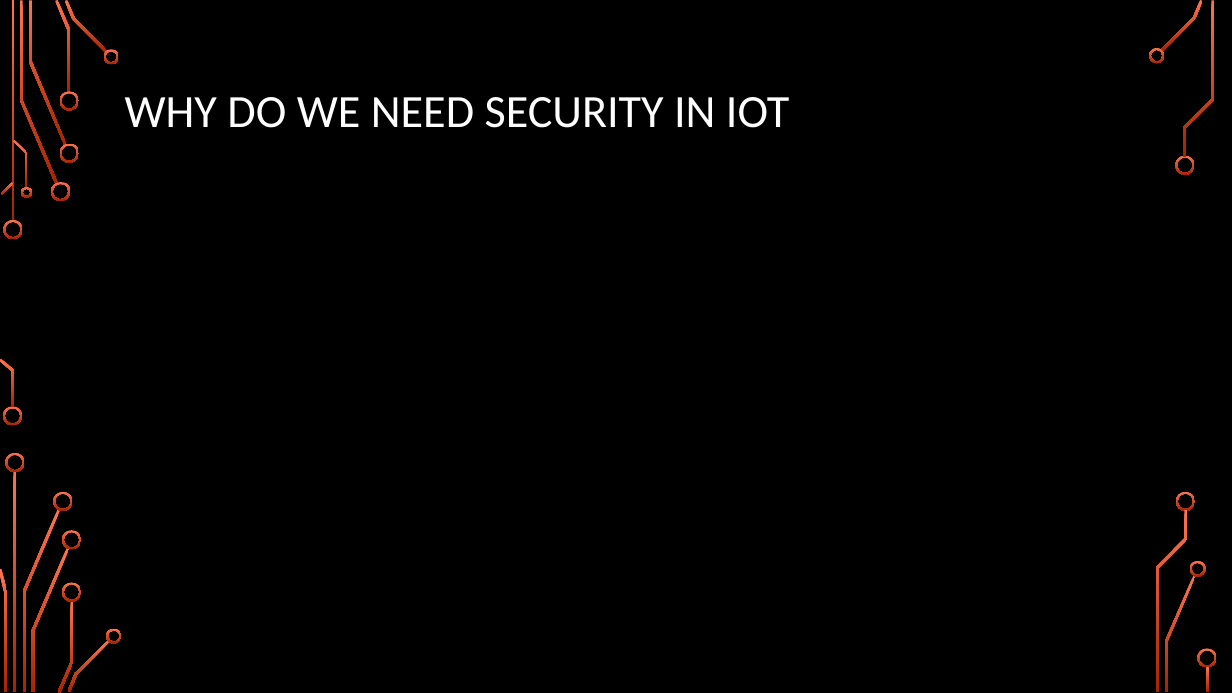
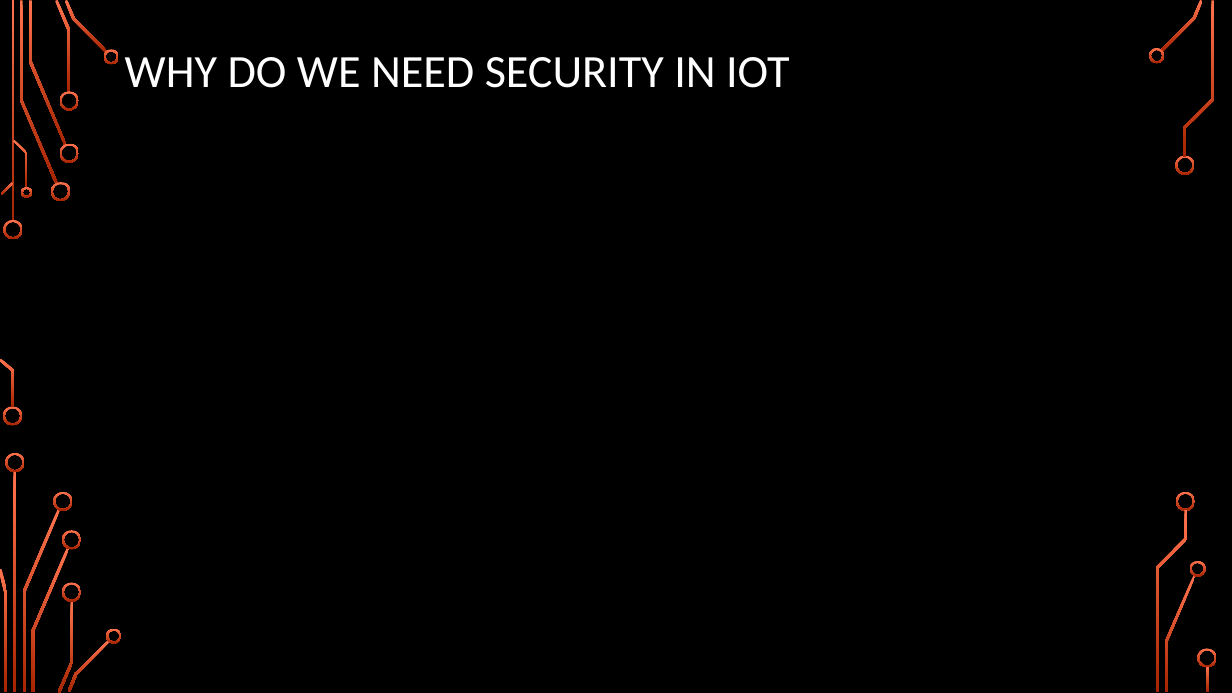
Before and after one commit to girishsukukumar/IoTWorkshop, a slide deck: slide 28 of Module-2.pptx (slide 11 before the commit). Drawn at 1232x693 pixels with LibreOffice and Linux fonts; fonts in the diff are those of the drawing; background and template pictures are left out. Boxes give left, top, right and bottom in pixels: in the first picture for what was removed or moved away, otherwise in the second. Text is boxed around its words. In the diff, an @@ line names an element or a change of style, - is before the commit and + after.

```diff
--- a/Module-2.pptx
+++ b/Module-2.pptx
@@ title "WHY DO WE NEED SECURITY ...": place and size @@
-title "WHY DO WE NEED SECURITY ..." at <box>125,97,789,128</box>
+title "WHY DO WE NEED SECURITY ..." at <box>125,57,789,88</box>
```
Also in this commit, not shown: 5 other slides changed, 17 slides added.
